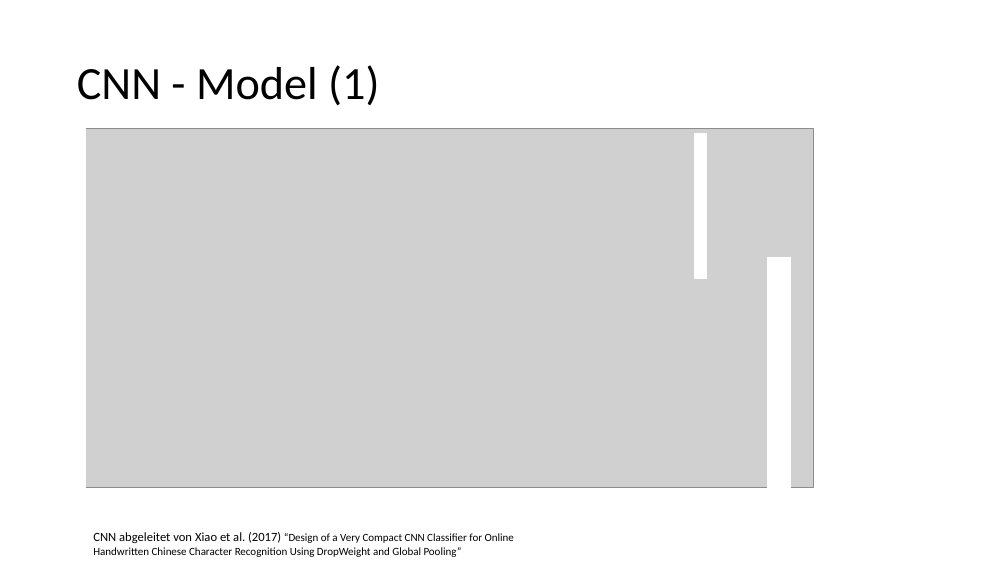
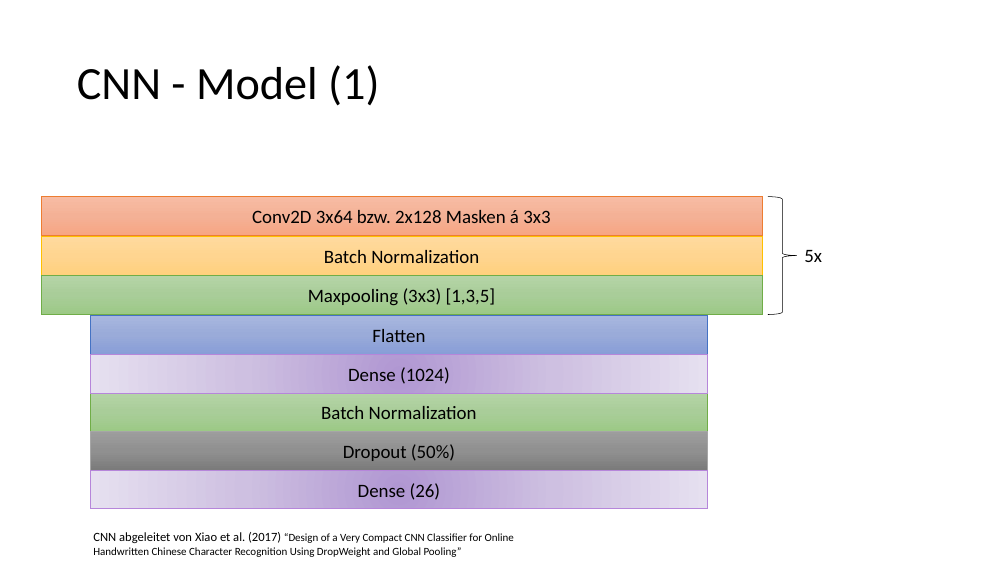
Before and after one commit to ageinpee/ComputerVision, a slide deck: slide 9 of project/Präsentation CV-Prak [Di].pptx. Drawn at 1008x567 pixels with LibreOffice and Linux fonts; fonts in the diff are those of the drawing; grey boxes stand for pictures. Boxes give left, top, right and bottom in pixels: in the first picture for what was removed or moved away, otherwise in the second. Text is boxed around its words. In the diff, an @@ line names an element or a change of style, - is before the commit and + after.

Commit message:
added stuff to the presentation

```diff
--- a/project/Präsentation CV-Prak [Di].pptx
+++ b/project/Präsentation CV-Prak [Di].pptx
@@ picture removed at box(70, 128, 814, 488) @@
@@ rectangle added at box(41, 197, 762, 236), fill gradient #F7BDA5 to #F5B196 to #F8A582, outline #ED7D31 0.5 pt, 18 pt, text #000000 @@
+Conv2D 3x64 bzw. 2x128 Masken á 3x3
@@ right brace added at box(768, 197, 798, 315), outline #000000 0.5 pt @@
@@ rectangle added at box(41, 237, 762, 276), fill gradient #FFDB9E to #FFD590 to #FFD07C, outline #FFC000 0.5 pt, 18 pt, text #000000 @@
+Batch Normalization
@@ text added at box(804, 250, 822, 262), 18 pt, text #000000 @@
+5x
@@ rectangle added at box(41, 275, 762, 315), fill gradient #B5D5A7 to #AACE9A to #9CC987, outline #70AD47 0.5 pt, 18 pt, text #000000 @@
+Maxpooling (3x3) [1,3,5]
@@ rectangle added at box(91, 315, 708, 354), fill gradient #A8B7DF to #9AABD9 to #889ED7, outline #4472C4 0.5 pt, 18 pt, text #000000 @@
+Flatten
@@ rectangle added at box(91, 355, 708, 393), fill gradient #B197D2 to #CEC1E2 to #E7E1F0, outline #B686DA 1 pt, 18 pt, text #000000 @@
+Dense (1024)
@@ rectangle added at box(91, 392, 708, 431), fill gradient #B5D5A7 to #AACE9A to #9CC987, outline #70AD47 0.5 pt, 18 pt, text #000000 @@
+Batch Normalization
@@ rectangle added at box(91, 432, 708, 470), fill gradient #9D9D9D to #909090 to #7C7C7C, outline #A6A6A6 0.5 pt, 18 pt, text #000000 @@
+Dropout (50%)
@@ rectangle added at box(91, 470, 708, 509), fill gradient #B197D2 to #CEC1E2 to #E7E1F0, outline #B686DA 1 pt, 18 pt, text #000000 @@
+Dense (26)
```
Also in this commit, not shown: 1 other slide changed, 1 other file.
